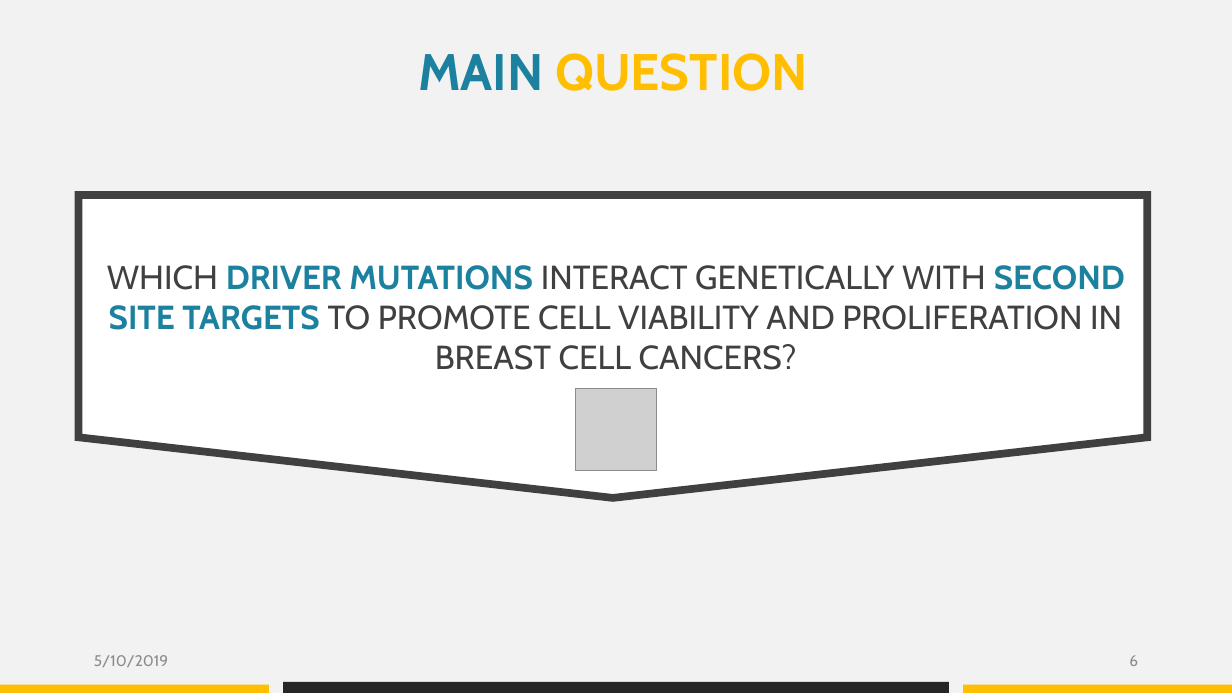
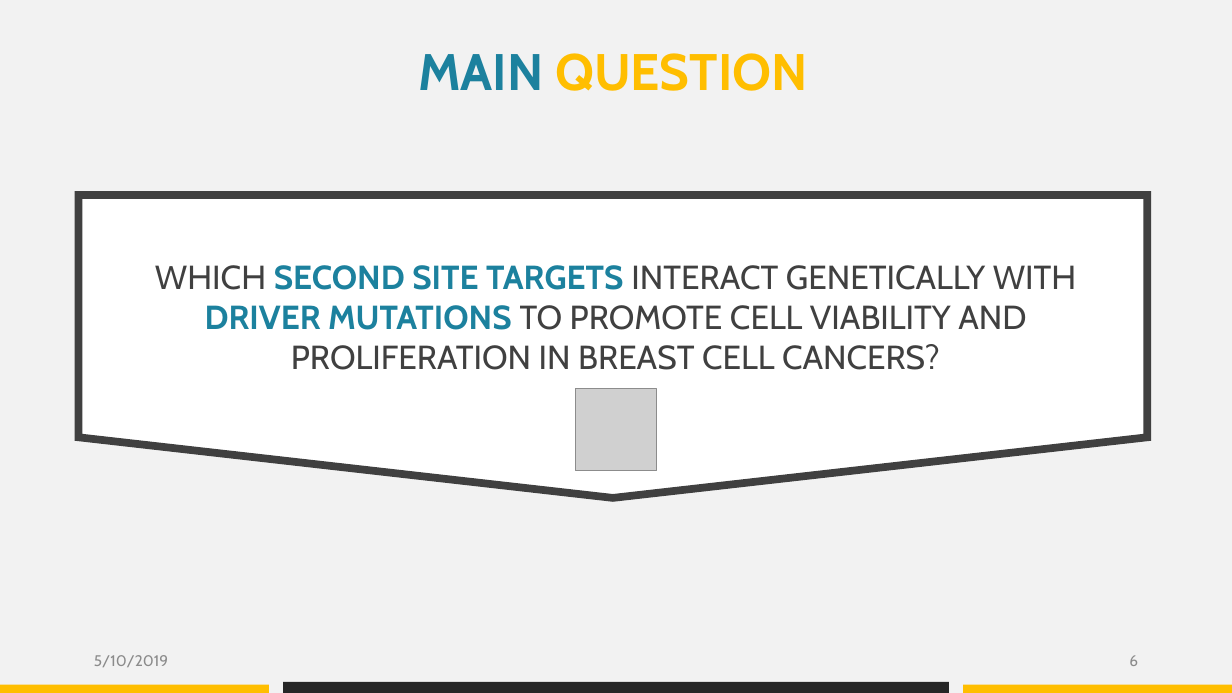
Before and after one commit to datascience-mobi/group-04-project-1-4, a slide deck: slide 6 of Folien Elias.pptx. Drawn at 1232x693 pixels with LibreOffice and Linux fonts; fonts in the diff are those of the drawing; grey boxes stand for pictures. Boxes give left, top, right and bottom in pixels: in the first picture for what was removed or moved away, otherwise in the second. Text is boxed around its words. In the diff, an @@ line names an element or a change of style, - is before the commit and + after.

```diff
--- a/Folien Elias.pptx
+++ b/Folien Elias.pptx
@@ text at [155, 265, 1077, 370]: text changed @@
-WHICH DRIVER MUTATIONS INTERACT GENETICALLY WITH SECOND SITE TARGETS TO PROMOTE CELL VIABILITY AND PROLIFERATION IN BREAST CELL CANCERS?
+WHICH SECOND SITE TARGETS INTERACT GENETICALLY WITH DRIVER MUTATIONS TO PROMOTE CELL VIABILITY AND PROLIFERATION IN BREAST CELL CANCERS?
```
Also in this commit, not shown: 2 other slides changed, 1 other file.
